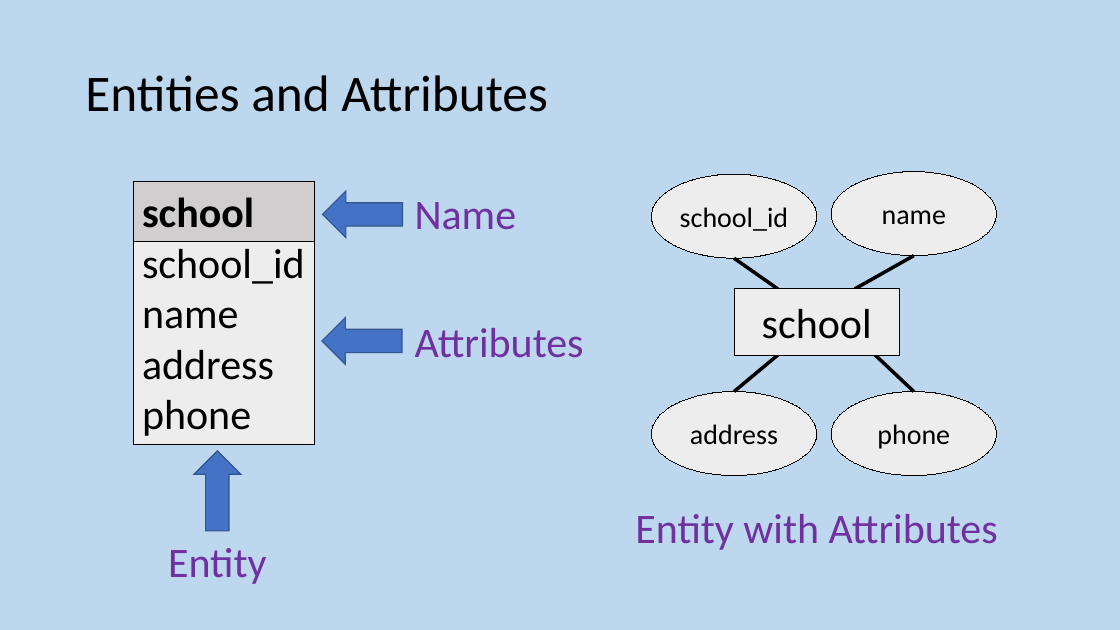
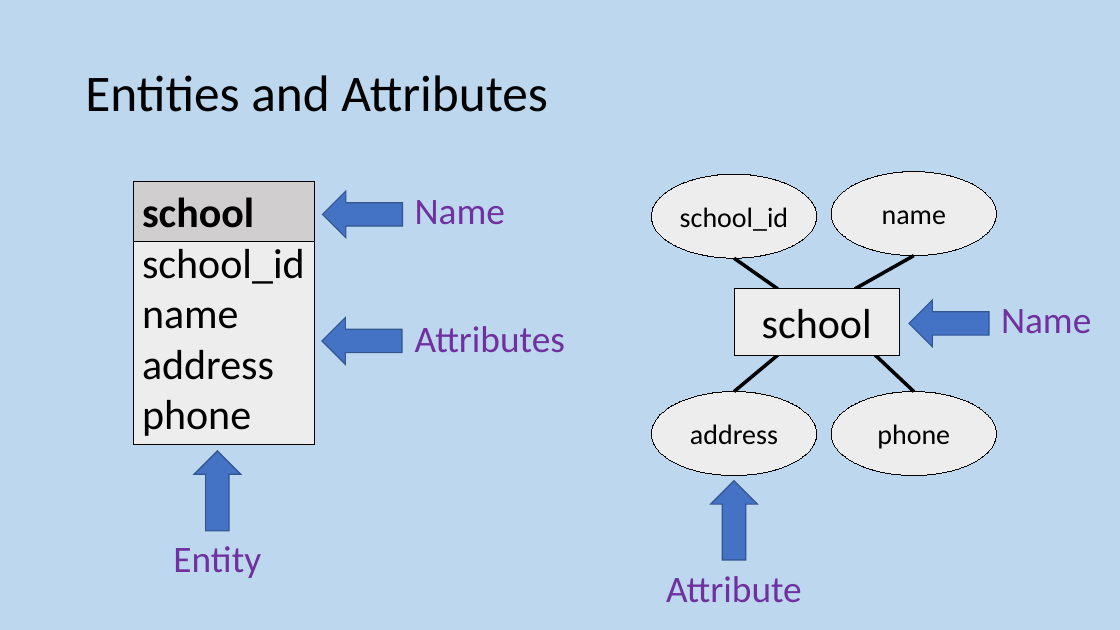
Before and after one commit to MrFriendCS/MrFriendCS.github.io, a slide deck: slide 148 of n5/ddd/N5 CS DDD Slides.pptx. Drawn at 1120x630 pixels with LibreOffice and Linux fonts; fonts in the diff are those of the drawing. Boxes give left, top, right and bottom in pixels: in the first picture for what was removed or moved away, otherwise in the second. Text is boxed around its words. In the diff, an @@ line names an element or a change of style, - is before the commit and + after.

```diff
--- a/n5/ddd/N5 CS DDD Slides.pptx
+++ b/n5/ddd/N5 CS DDD Slides.pptx
@@ right arrow added at (909,300,989,347), fill #4472C4, outline #325491 1 pt @@
@@ text added at (1001,309,1091,334), 32 pt, text #7030A0 @@
+Name
@@ right arrow added at (711,481,758,560), fill #4472C4, outline #325491 1 pt @@
@@ size 36 to 32 pt in 3 elements at (415,326,565,353), (415,200,505,224), (173,546,261,578) @@
@@ text removed at (635,514,998,550) @@
-Entity with Attributes
@@ text added at (666,576,802,603), 32 pt, text #7030A0 @@
+Attribute
```
